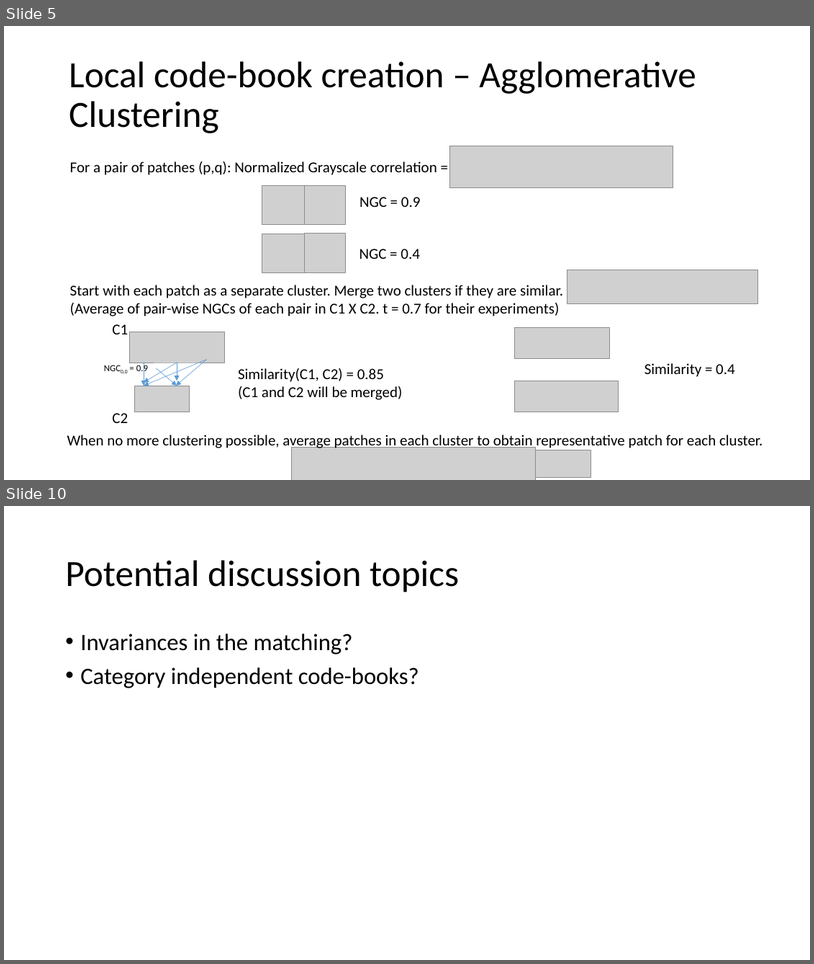
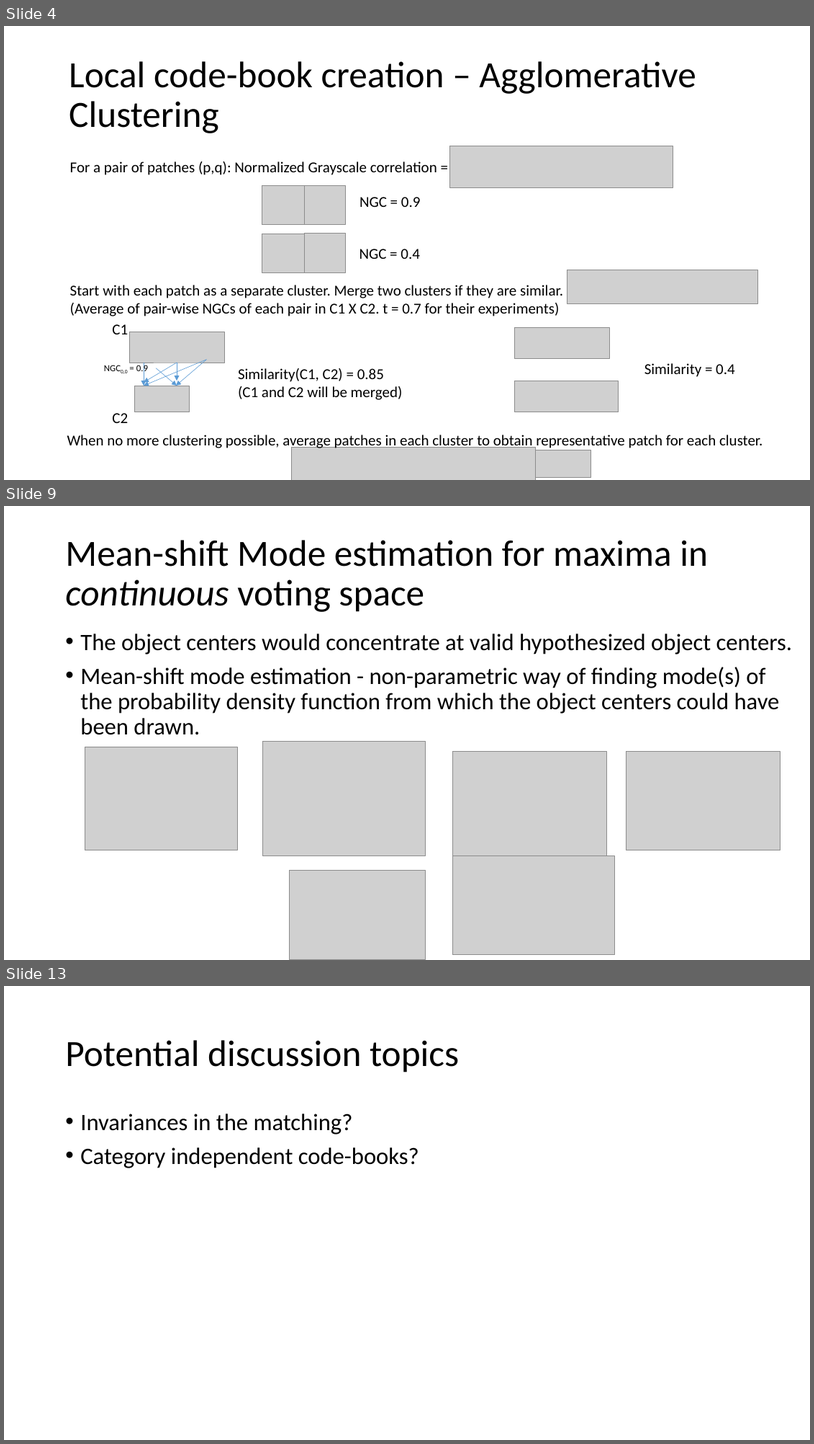
Before and after one commit to indivisibleatom/lectureNotes, a slide deck: ObjectCategorizationAndSegmentation_Leibe.pptx. Shown one above the other, each under a label of ours: slides 5 and 10 before the commit, slides 4, 9 and 13 after it; the slides between them are not shown. The pictures are 814x964 and 814x1444 pixels, drawn with LibreOffice and Linux fonts; fonts in the diff are those of the drawing; grey boxes stand for pictures. Boxes give left, top, right and bottom in pixels: in the first picture for what was removed or moved away, otherwise in the second. Text is boxed around its words. In the diff, an @@ line names an element or a change of style, - is before the commit and + after.

```diff
--- a/ObjectCategorizationAndSegmentation_Leibe.pptx
+++ b/ObjectCategorizationAndSegmentation_Leibe.pptx
@@ slide 9 added at (4,506,810,960), background #FFFFFF @@
@@ title added at (65,540,708,612), 44 pt, text #000000 @@
+Mean-shift Mode estimation for maxima in continuous voting space
@@ text added at (80,633,792,735), 28 pt, text #000000 @@
+• The object centers would concentrate at valid hypothesized object centers.
+• Mean-shift mode estimation - non-parametric way of finding mode(s) of the probability density function from which the object centers could have been drawn.
@@ picture added at (263,741,426,856) @@
@@ picture added at (85,746,237,850) @@
@@ picture added at (453,752,607,856) @@
@@ picture added at (627,751,780,850) @@
@@ picture added at (290,870,426,960) @@
@@ picture added at (453,856,615,955) @@
@@ what was slide 5 is now slide 4 @@
@@ what was slide 10 is now slide 13 @@
```
Also in this commit, not shown: 3 slides changed, 4 other slides added, 2 slides removed.
